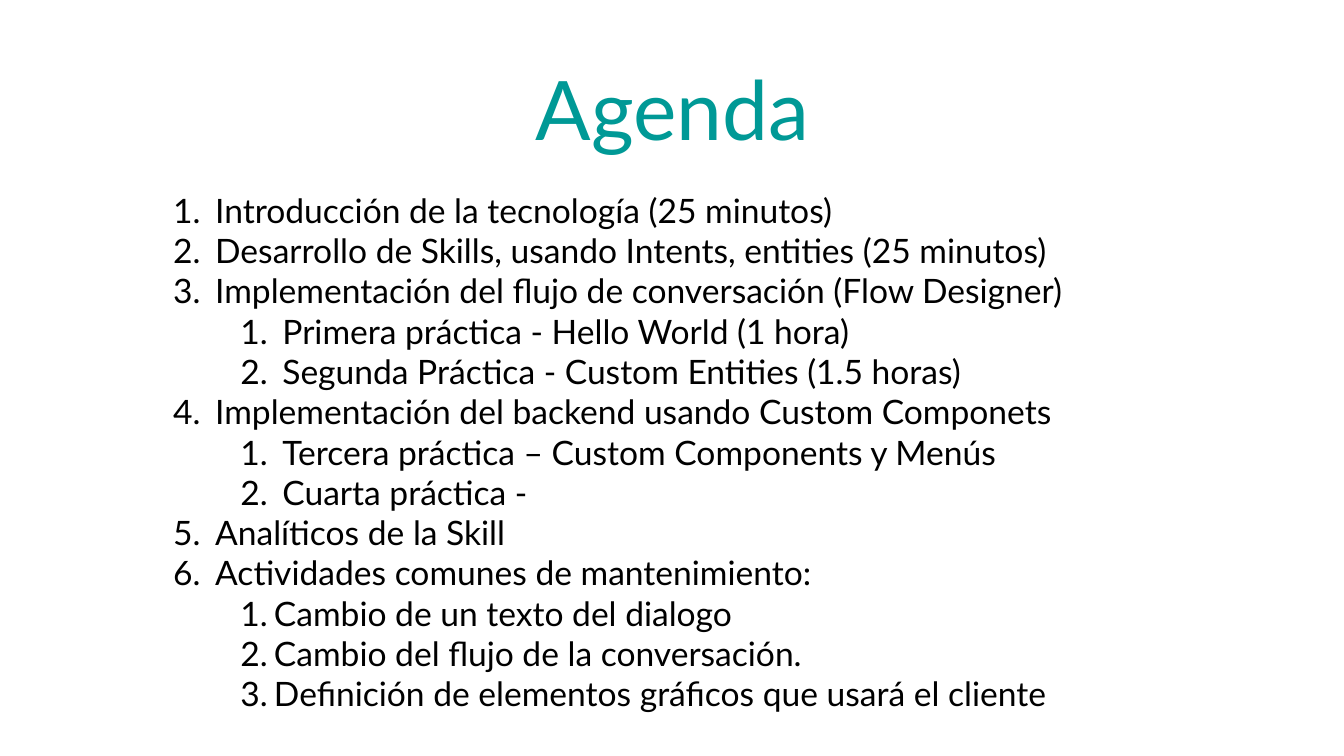
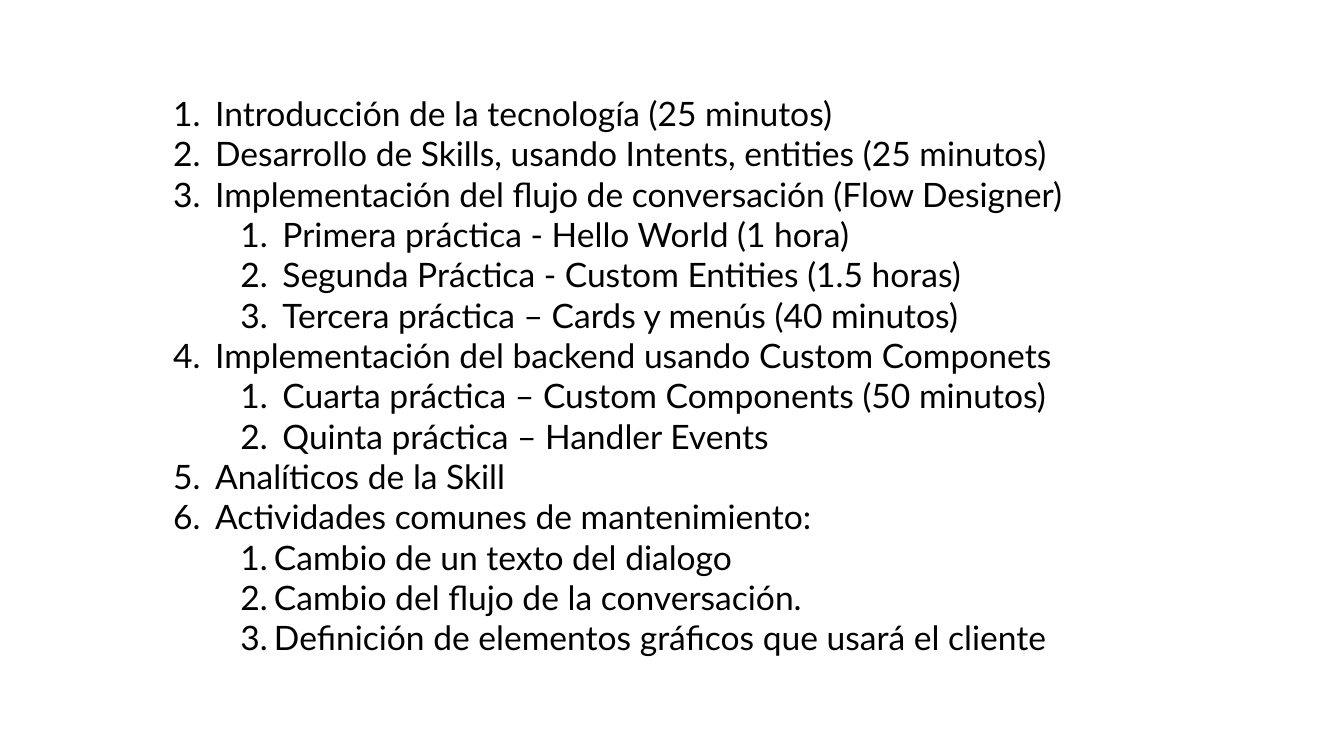
Before and after one commit to bquirino-sps/curso_oda_lapi, a slide deck: slide 3 of curso_ODA.pptx. Drawn at 1344x756 pixels with LibreOffice and Linux fonts; fonts in the diff are those of the drawing; background and template pictures are left out. Boxes give left, top, right and bottom in pixels: in the first picture for what was removed or moved away, otherwise in the second. Text is boxed around its words. In the diff, an @@ line names an element or a change of style, - is before the commit and + after.

Commit message:
Custom Components

```diff
--- a/curso_ODA.pptx
+++ b/curso_ODA.pptx
@@ text "Introducción de la tecnología (25 ...": place and size @@
-text "Introducción de la tecnología (25 ..." at [215, 197, 1062, 712]
+text "Introducción de la tecnología (25 ..." at [215, 100, 1062, 656]
@@ text removed at [536, 79, 810, 155] @@
-Agenda
@@ text at [282, 302, 958, 334]: paragraph added @@
+    3. Tercera práctica – Cards y menús (40 minutos)
@@ text at [282, 382, 1046, 455]: text changed @@
-    1. Tercera práctica – Custom Components y Menús
-    2. Cuarta práctica -
+    1. Cuarta práctica – Custom Components (50 minutos)
+    2. Quinta práctica – Handler Events
```
Also in this commit, not shown: 4 slides added, 14 other files.
